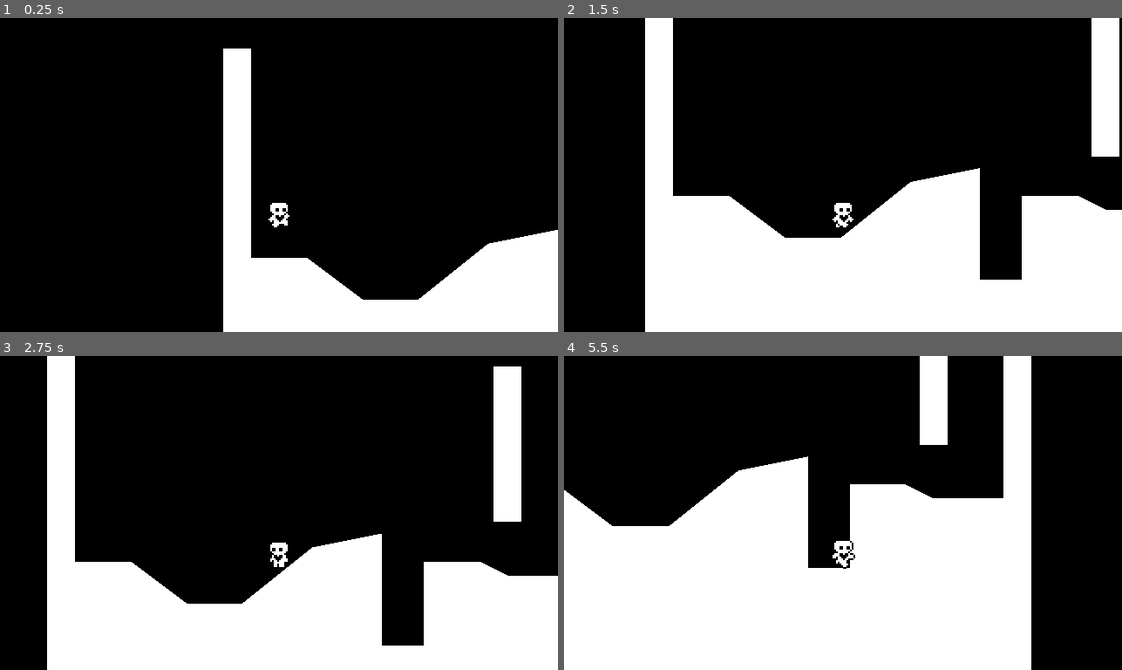
Above: before the commit, frames 1-4 (two rows, left to right).
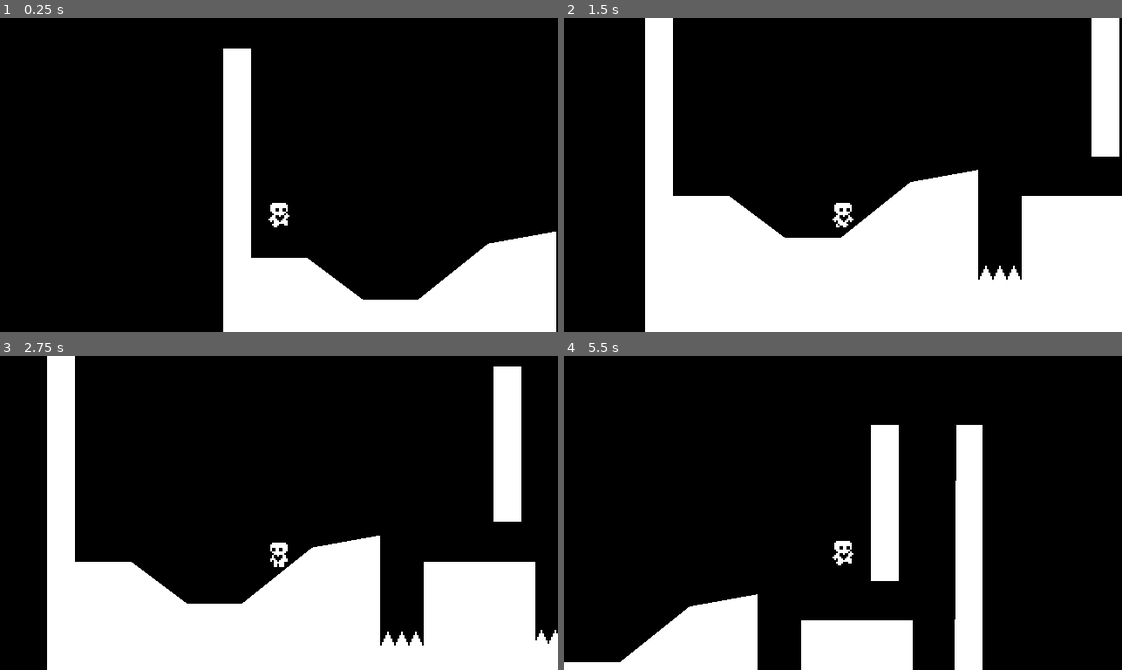
Above: after the commit, the same moments.

Repository: KadirKuruca/GodotPlatformer2D
Game: Godot game, scene res://scenes/world.tscn
Same seed, same stepped clock (60 frames per second), same inputs: the game is played once before the commit and once after it.
Inputs:
- Up to frame 1 (0.25 s): no input
- Up to frame 2 (1.5 s): tap Enter (ui_accept) at 0.5, 0.77 s; hold Right (ui_right) from 0.53 s (still down)
- Up to frame 3 (2.75 s): tap Enter (ui_accept) at 1.52 s; release Right (ui_right) at 2.03 s; hold Left (ui_left) from 2.03 s (still down)
- Up to frame 4 (5.5 s): release Left (ui_left) at 2.78 s; hold Right (ui_right) 2.78-4.28 s; tap Enter (ui_accept) at 3.02, 3.77, 4.52 s; hold Left (ui_left) 4.28-5.03 s; hold Right (ui_right) from 5.03 s (still down)

The runs differ from the first frame. In frame 1, 0.1% of the frame differs, in the area x 88-100%, y 67-100%; in frame 2, 0.6%; in frame 3, 1.4%; in frame 4, 39%, in the area x 0-84%, y 0-100%.

Commit message:
Create hazard areas
Implement destroy the player when the player touch hazards

Diff:
--- a/project.godot
+++ b/project.godot
@@ -19,9 +19,15 @@
 
 window/size/viewport_width=320
 window/size/viewport_height=180
-window/size/window_width_override=1280
-window/size/window_height_override=720
+window/size/window_width_override=1920
+window/size/window_height_override=1080
 window/stretch/mode="canvas_items"
+
+[layer_names]
+
+2d_physics/layer_1="World"
+2d_physics/layer_2="Player"
+2d_physics/layer_3="Hazard"
 
 [rendering]
 
--- /dev/null
+++ b/scenes/hazard_area.tscn
@@ -0,0 +1,5 @@
+[gd_scene format=3 uid="uid://b8bh8qpmk2lwq"]
+
+[node name="HazardArea" type="Area2D"]
+collision_layer = 4
+collision_mask = 0
--- a/scenes/player.gd
+++ b/scenes/player.gd
@@ -54,7 +54,7 @@
 			air_jump = false
 
 func handle_wall_jump():
-	if not is_on_wall(): return
+	if not is_on_wall_only(): return
 	var wall_normal = get_wall_normal()
 
 	if Input.is_action_just_pressed("ui_left") or Input.is_action_just_pressed("ui_right"):
@@ -75,3 +75,7 @@
 func apply_air_resistance(input_axis, delta):
 	if input_axis == 0 and not is_on_floor():
 		velocity.x = move_toward(velocity.x, 0, movement_data.air_resistance * delta)
+
+
+func _on_hazard_detector_area_entered(area):
+	queue_free()
--- a/scenes/player.tscn
+++ b/scenes/player.tscn
@@ -1,11 +1,8 @@
-[gd_scene load_steps=14 format=3 uid="uid://chweokfpucefn"]
+[gd_scene load_steps=15 format=3 uid="uid://chweokfpucefn"]
 
 [ext_resource type="Script" path="res://scenes/player.gd" id="1_s3rv3"]
 [ext_resource type="Resource" uid="uid://bv6rxx75dib4e" path="res://DefaultMovementData.tres" id="2_f6bt8"]
 [ext_resource type="Texture2D" uid="uid://lcadk25wud16" path="res://assets/player/player.png" id="2_hnoeb"]
-
-[sub_resource type="RectangleShape2D" id="RectangleShape2D_rg0qb"]
-size = Vector2(8.33333, 15.2917)
 
 [sub_resource type="AtlasTexture" id="AtlasTexture_il18b"]
 atlas = ExtResource("2_hnoeb")
@@ -81,7 +78,14 @@
 "speed": 10.0
 }]
 
+[sub_resource type="RectangleShape2D" id="RectangleShape2D_rg0qb"]
+size = Vector2(8.33333, 15.625)
+
+[sub_resource type="RectangleShape2D" id="RectangleShape2D_mosi8"]
+size = Vector2(8, 12.9678)
+
 [node name="Player" type="CharacterBody2D"]
+collision_layer = 2
 floor_constant_speed = true
 floor_snap_length = 3.0
 script = ExtResource("1_s3rv3")
@@ -89,13 +93,6 @@
 
 [node name="Camera2D" type="Camera2D" parent="."]
 position = Vector2(2.08165e-12, -32)
-scale = Vector2(1, 1)
-
-[node name="CollisionShape2D" type="CollisionShape2D" parent="."]
-visible = false
-position = Vector2(0, -7.66)
-scale = Vector2(0.96, 0.96)
-shape = SubResource("RectangleShape2D_rg0qb")
 
 [node name="AnimatedSprite2D" type="AnimatedSprite2D" parent="."]
 position = Vector2(0, -10)
@@ -104,6 +101,23 @@
 frame = 5
 frame_progress = 0.149649
 
+[node name="CollisionShape2D" type="CollisionShape2D" parent="."]
+position = Vector2(0, -7.50001)
+scale = Vector2(0.954132, 0.928776)
+shape = SubResource("RectangleShape2D_rg0qb")
+
 [node name="CoyoteJumpTimer" type="Timer" parent="."]
 wait_time = 0.1
 one_shot = true
+
+[node name="HazardDetector" type="Area2D" parent="."]
+collision_layer = 0
+collision_mask = 4
+
+[node name="CollisionShape2D" type="CollisionShape2D" parent="HazardDetector"]
+position = Vector2(0, -7.51616)
+scale = Vector2(1, 1.00497)
+shape = SubResource("RectangleShape2D_mosi8")
+debug_color = Color(0.760784, 0.392157, 0.603922, 0.419608)
+
+[connection signal="area_entered" from="HazardDetector" to="." method="_on_hazard_detector_area_entered"]
--- /dev/null
+++ b/scenes/spikes.tscn
@@ -0,0 +1,19 @@
+[gd_scene load_steps=3 format=3 uid="uid://bp8tkf7ip2y2f"]
+
+[ext_resource type="Texture2D" uid="uid://brgdtba0vvoma" path="res://assets/spikes.png" id="1_y3873"]
+[ext_resource type="PackedScene" uid="uid://b8bh8qpmk2lwq" path="res://scenes/hazard_area.tscn" id="2_dfd1a"]
+
+[node name="Spikes" type="Node2D"]
+
+[node name="Sprite2D" type="Sprite2D" parent="."]
+position = Vector2(8, -8)
+texture = ExtResource("1_y3873")
+
+[node name="HazardArea" parent="Sprite2D" instance=ExtResource("2_dfd1a")]
+
+[node name="CollisionPolygon2D" type="CollisionPolygon2D" parent="Sprite2D/HazardArea"]
+polygon = PackedVector2Array(-8, 8, -8, 6, -7, 4, -6, 2, -5, 0, -4, 0, -3, 2, -2, 4, -1, 6, -1, 8)
+
+[node name="CollisionPolygon2D2" type="CollisionPolygon2D" parent="Sprite2D/HazardArea"]
+position = Vector2(8, 0)
+polygon = PackedVector2Array(-8, 8, -8, 6, -7, 4, -6, 2, -5, 0, -4, 0, -3, 2, -2, 4, -1, 6, -1, 8)
--- a/scenes/world.tscn
+++ b/scenes/world.tscn
@@ -1,7 +1,8 @@
-[gd_scene load_steps=4 format=3 uid="uid://coylticr2wymf"]
+[gd_scene load_steps=5 format=3 uid="uid://coylticr2wymf"]
 
 [ext_resource type="Script" path="res://scenes/world.gd" id="1_hr3b6"]
 [ext_resource type="PackedScene" uid="uid://chweokfpucefn" path="res://scenes/player.tscn" id="2_xusjn"]
+[ext_resource type="PackedScene" uid="uid://bp8tkf7ip2y2f" path="res://scenes/spikes.tscn" id="3_xlr1m"]
 
 [sub_resource type="RectangleShape2D" id="RectangleShape2D_whjyd"]
 size = Vector2(16, 89.5)
@@ -10,16 +11,18 @@
 script = ExtResource("1_hr3b6")
 
 [node name="Ground" type="StaticBody2D" parent="."]
+collision_mask = 0
 
 [node name="CollisionPolygon2D" type="CollisionPolygon2D" parent="Ground"]
 unique_name_in_owner = true
 scale = Vector2(1.01914, 1.03725)
-polygon = PackedVector2Array(0, 0, 15.6995, 0, 15.6995, 115.691, 47.0986, 115.691, 78.4977, 138.829, 109.897, 138.829, 149.146, 107.978, 149.146, 107.978, 188.394, 100.265, 188.394, 161.967, 211.944, 161.967, 211.944, 115.691, 243.343, 115.691, 259.042, 123.403, 298.291, 123.403, 298.291, 7.7127, 313.99, 7.7127, 313.991, 239.977, 0, 239.977)
+polygon = PackedVector2Array(0, 0, 15.6995, 0, 15.6995, 115.691, 47.0986, 115.691, 78.4977, 138.829, 109.897, 138.829, 149.146, 107.978, 149.146, 107.978, 187.413, 101.229, 187.413, 161.967, 211.944, 161.967, 211.944, 115.691, 274.741, 115.691, 274.741, 161.003, 298.291, 161.003, 299.272, 7.7127, 313.99, 7.7127, 313.991, 239.977, 0, 239.977)
 
 [node name="Polygon2D" type="Polygon2D" parent="Ground/CollisionPolygon2D"]
 unique_name_in_owner = true
 
 [node name="Wall2" type="StaticBody2D" parent="."]
+collision_mask = 0
 
 [node name="CollisionShape2D" type="CollisionShape2D" parent="Wall2"]
 position = Vector2(264, 52.75)
@@ -34,3 +37,15 @@
 
 [node name="Player" parent="." instance=ExtResource("2_xusjn")]
 position = Vector2(32, 72)
+
+[node name="Spikes" parent="." instance=ExtResource("3_xlr1m")]
+position = Vector2(192, 168)
+
+[node name="Spikes2" parent="." instance=ExtResource("3_xlr1m")]
+position = Vector2(200, 168)
+
+[node name="Spikes3" parent="." instance=ExtResource("3_xlr1m")]
+position = Vector2(280, 167)
+
+[node name="Spikes4" parent="." instance=ExtResource("3_xlr1m")]
+position = Vector2(288, 167)
Binary file added: assets/spikes.png
Not shown, added: assets/spikes.png.import
